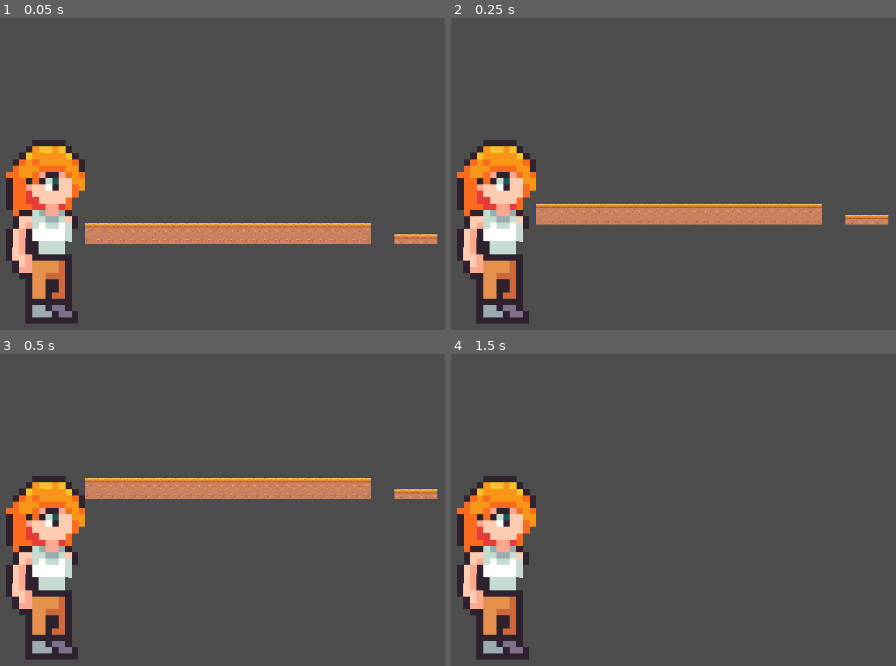
Above: before the commit, frames 1-4 (two rows, left to right).
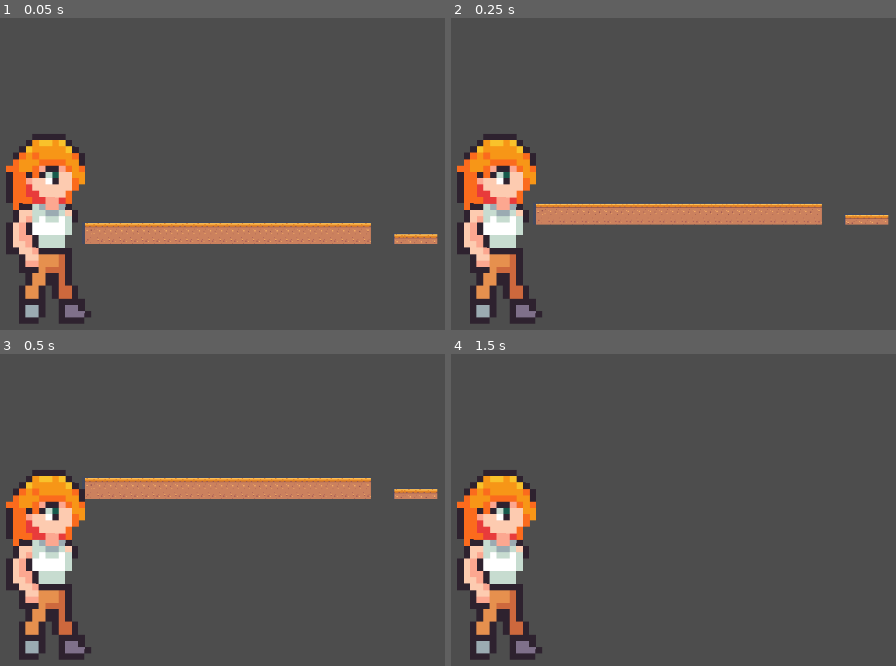
Above: after the commit, the same moments.

Repository: djimichristy-art/lina-theheroine
Game: Godot game, scene res://main_scene.tscn
Two runs of this game, one before a commit and one after it. Both use one fixed random seed, a clock stepped at 60 frames per second and the inputs below.
Inputs:
- Up to frame 1 (0.05 s): no input
- Up to frame 2 (0.25 s): no input
- Up to frame 3 (0.5 s): no input
- Up to frame 4 (1.5 s): tap Enter (ui_accept) at 0.5, 1.25 s; hold D (move_right) from 0.53 s (still down); tap Alt at 0.6 s; tap Space (Jump) at 0.77 s; tap Shift at 1.35 s

The runs differ from the first frame. In frame 1, 5.5% of the frame differs, in the area x 1-21%, y 37-99%; in frame 2, 5.5%; in frame 3, 5.5%; in frame 4, 5.5%.

Commit message:
added animatons and diffrent timelines

Diff:
--- a/character_body_2d.tscn
+++ b/character_body_2d.tscn
@@ -12,7 +12,7 @@
 tracks/0/interp = 1
 tracks/0/loop_wrap = true
 tracks/0/keys = {
-"times": PackedFloat32Array(0.0009999999),
+"times": PackedFloat32Array(0),
 "transitions": PackedFloat32Array(1),
 "update": 1,
 "values": [18]
@@ -25,14 +25,14 @@
 tracks/0/type = "value"
 tracks/0/imported = false
 tracks/0/enabled = true
-tracks/0/path = NodePath("Agentanimator/Sprite2D:region_rect")
+tracks/0/path = NodePath("Agentanimator/Sprite2D:frame")
 tracks/0/interp = 1
 tracks/0/loop_wrap = true
 tracks/0/keys = {
-"times": PackedFloat32Array(0),
-"transitions": PackedFloat32Array(1),
-"update": 0,
-"values": [Rect2(32, 66, 32, 32)]
+"times": PackedFloat32Array(0, 0.1, 0.2, 0.3, 0.4, 0.5),
+"transitions": PackedFloat32Array(1, 1, 1, 1, 1, 1),
+"update": 1,
+"values": [18, 19, 20, 21, 22, 23]
 }
 
 [sub_resource type="AnimationLibrary" id="AnimationLibrary_ghijl"]
@@ -66,7 +66,7 @@
 texture = ExtResource("1_f50pn")
 hframes = 6
 vframes = 6
-frame = 19
+frame = 18
 region_rect = Rect2(32, 66, 32, 32)
 
 [node name="CollisionShape2D" type="CollisionShape2D" parent="."]
